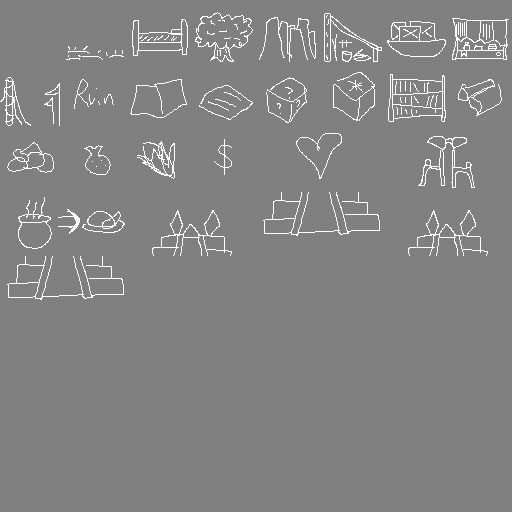
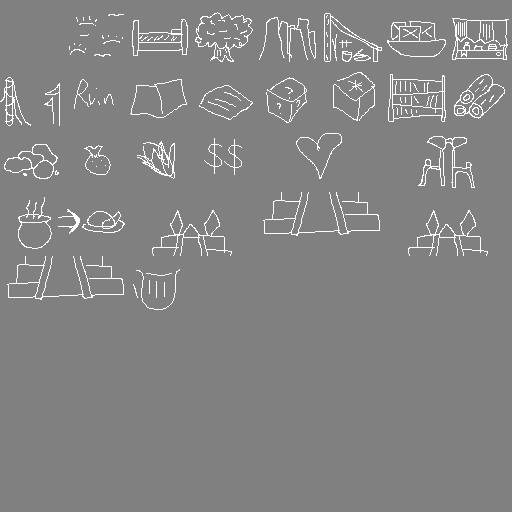
Two versions of the same layered image (512×512). Layer-by-layer changes:
painted on "Layer 1" over (4, 14, 505, 310)
